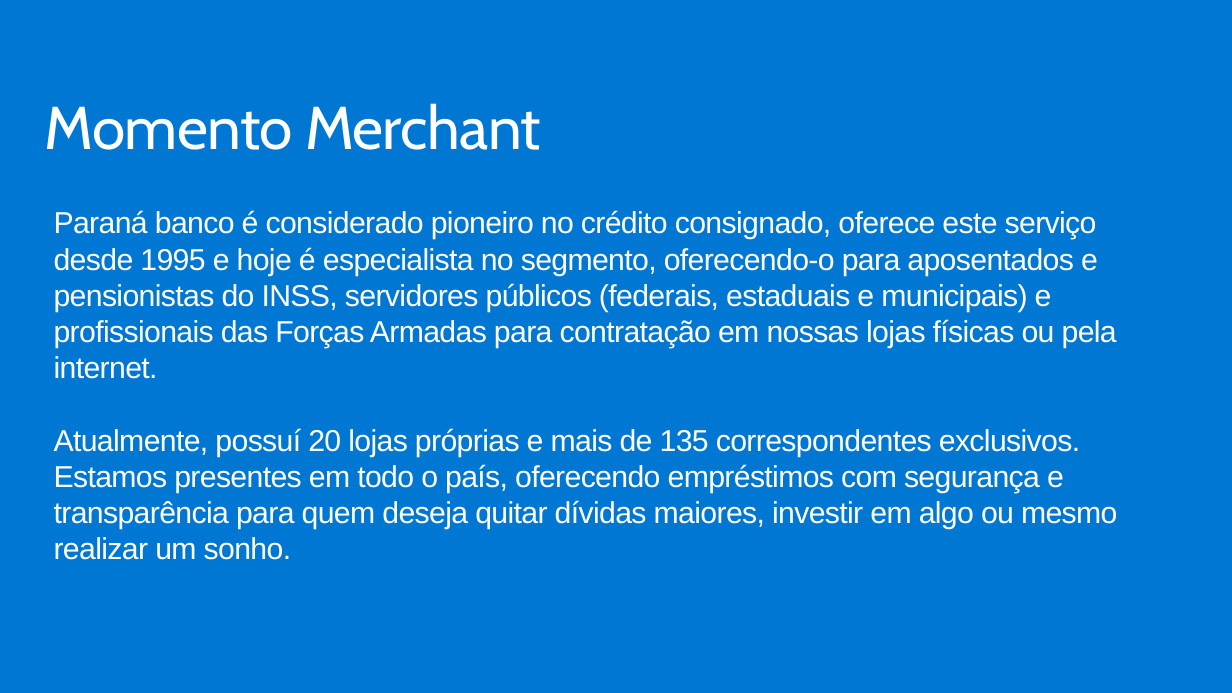
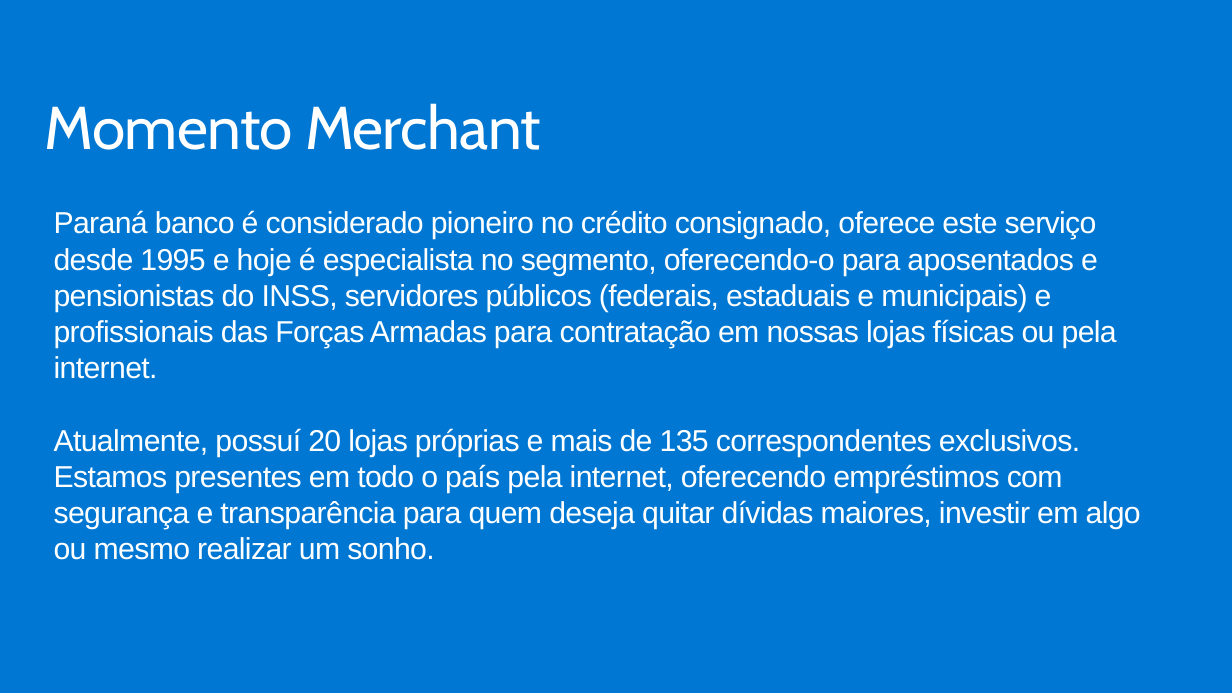
Before and after one commit to jpitapeva/azureopenai, a slide deck: slide 3 of AzureOpenAI.pptx. Drawn at 1232x693 pixels with LibreOffice and Linux fonts; fonts in the diff are those of the drawing; background and template pictures are left out. Boxes give left, top, right and bottom in pixels: in the first picture for what was removed or moved away, otherwise in the second. Text is boxed around its words. In the diff, an @@ line names an element or a change of style, - is before the commit and + after.

```diff
--- a/AzureOpenAI.pptx
+++ b/AzureOpenAI.pptx
@@ text at [54,428,1141,560]: text changed @@
-Atualmente, possuí 20 lojas próprias e mais de 135 correspondentes exclusivos. Estamos presentes em todo o país, oferecendo empréstimos com segurança e transparência para quem deseja quitar dívidas maiores, investir em algo ou mesmo realizar um sonho.
+Atualmente, possuí 20 lojas próprias e mais de 135 correspondentes exclusivos. Estamos presentes em todo o país pela internet, oferecendo empréstimos com segurança e transparência para quem deseja quitar dívidas maiores, investir em algo ou mesmo realizar um sonho.
```
Also in this commit, not shown: 11 other slides changed, 7 slides added, 4 slides removed.
